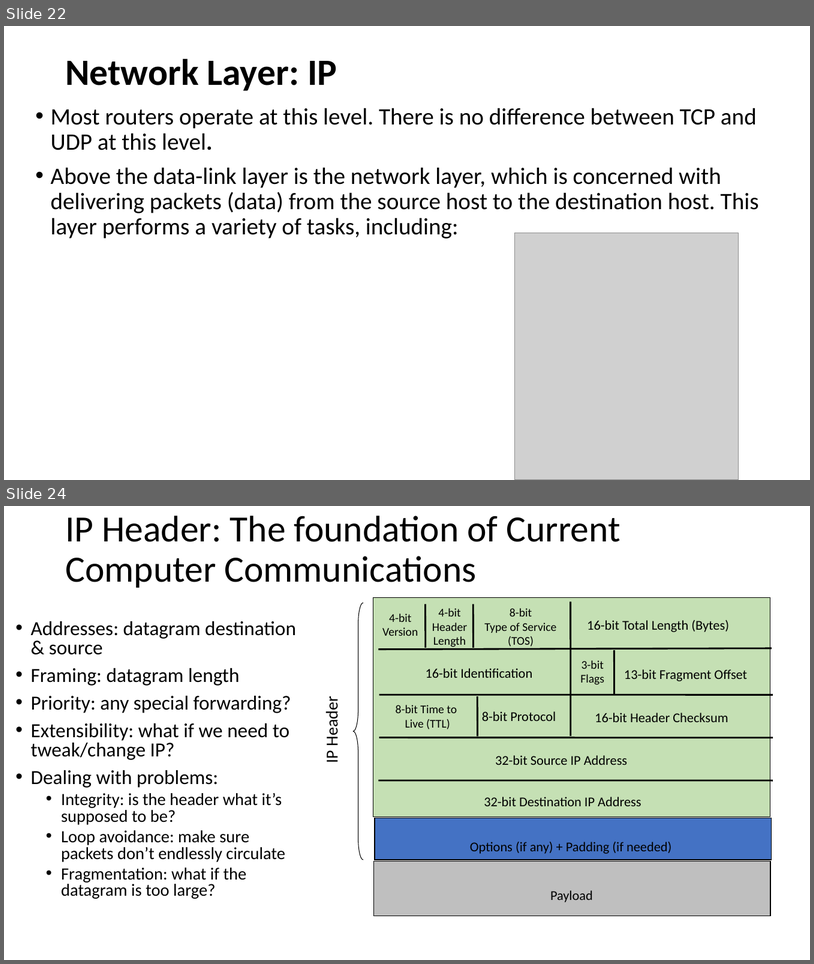
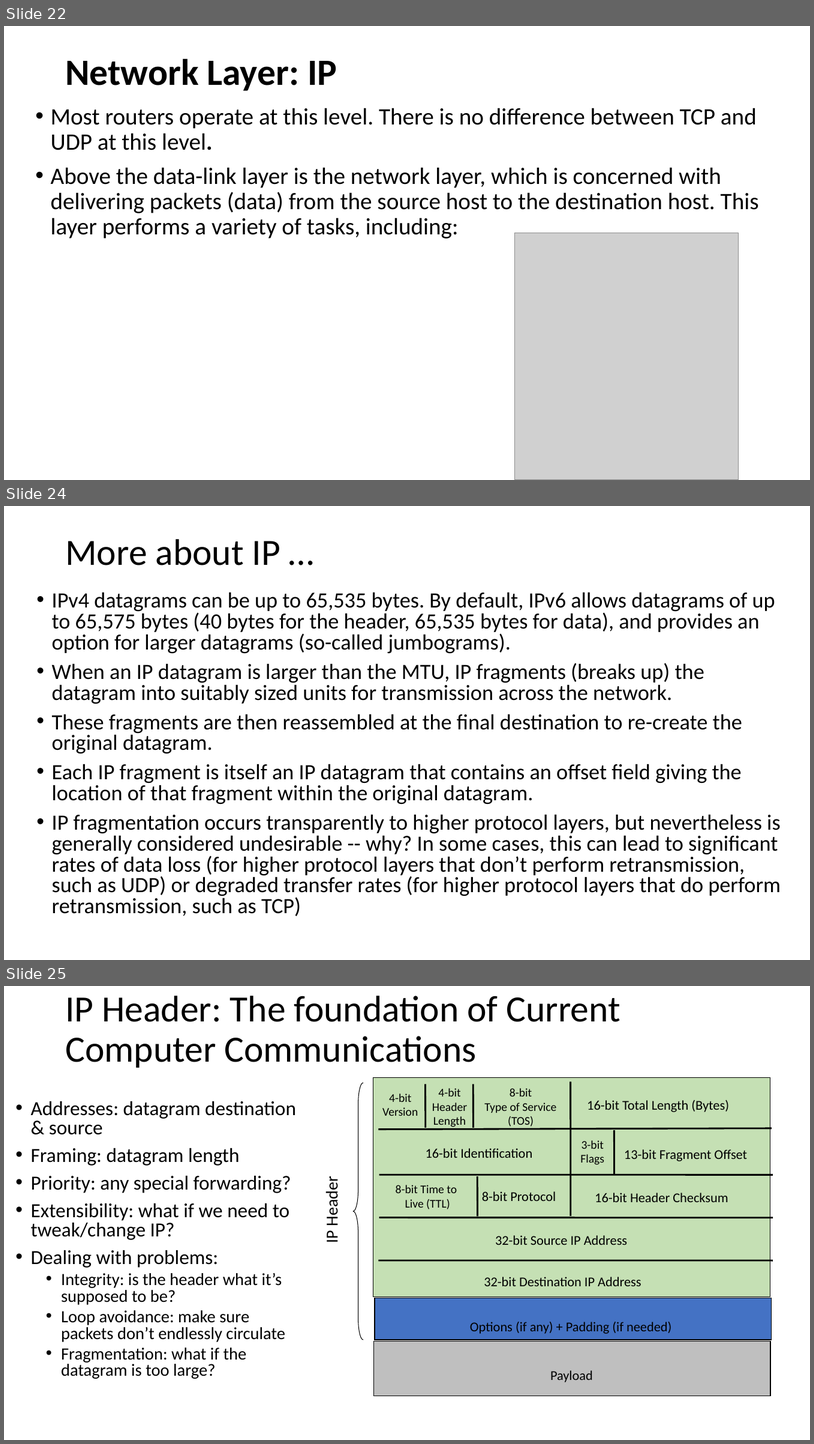
Before and after one commit to vu-resilient-distributed-systems/lectures-fall-2019, a slide deck: Module-1-Networking/Networking.pptx. Shown one above the other, each under a label of ours: slides 22 and 24 before the commit, slides 22, 24 and 25 after it; the slides between them are not shown. The pictures are 814x964 and 814x1444 pixels, drawn with LibreOffice and Linux fonts; fonts in the diff are those of the drawing; grey boxes stand for pictures. Boxes give left, top, right and bottom in pixels: in the first picture for what was removed or moved away, otherwise in the second. Text is boxed around its words. In the diff, an @@ line names an element or a change of style, - is before the commit and + after.

```diff
--- a/Module-1-Networking/Networking.pptx
+++ b/Module-1-Networking/Networking.pptx
@@ slide 24 added at bbox=[4, 506, 810, 960], background #FFFFFF @@
@@ title added at bbox=[65, 539, 281, 565], 44 pt, text #000000 @@
+More about IP …
@@ text added at bbox=[52, 592, 781, 916], 25.9 pt, text #000000 @@
+• IPv4 datagrams can be up to 65,535 bytes. By default, IPv6 allows datagrams of up to 65,575 bytes (40 bytes for the header, 65,535 bytes for data), and provides an option for larger datagrams (so-called jumbograms).
+• When an IP datagram is larger than the MTU, IP fragments (breaks up) the datagram into suitably sized units for transmission across the network.
+• These fragments are then reassembled at the final destination to re-create the original datagram.
+• Each IP fragment is itself an IP datagram that contains an offset field giving the location of that fragment within the original datagram.
+• IP fragmentation occurs transparently to higher protocol layers, but nevertheless is generally considered undesirable -- why? In some cases, this can lead to significant rates of data loss (for higher protocol layers that don’t perform retransmission, such as UDP) or degraded transfer rates (for higher protocol layers that do perform retransmission, such as TCP)
@@ what was slide 24 is now slide 25 @@
```
Also in this commit, not shown: 8 slides changed, 7 other slides added, 39 other files.
